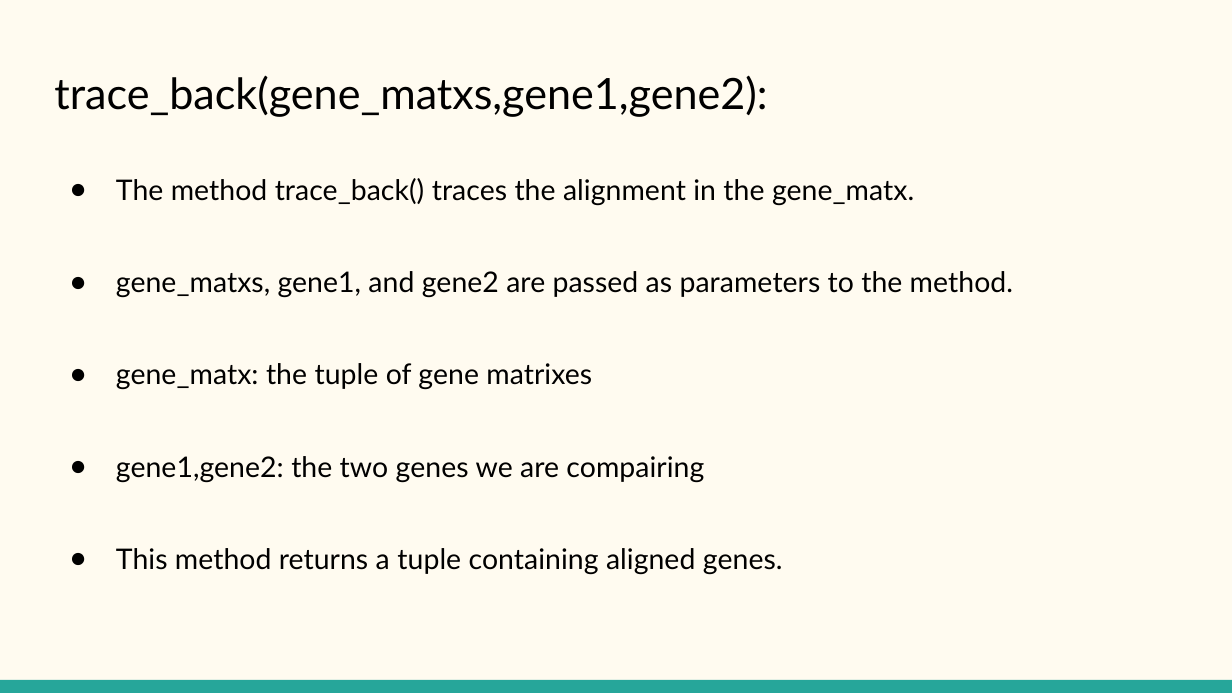
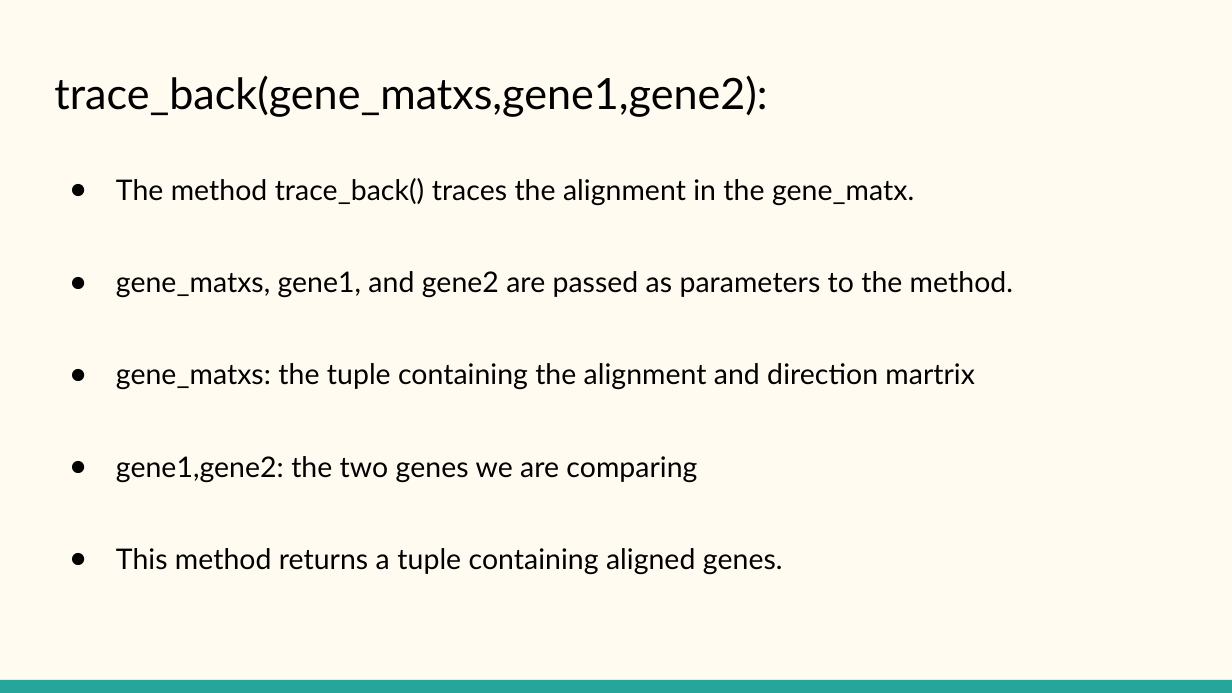
Before and after one commit to yuvrajsubedi59/BioInfo-Project2, a slide deck: slide 18 of Presentation.pptx. Drawn at 1232x693 pixels with LibreOffice and Linux fonts; fonts in the diff are those of the drawing. Boxes give left, top, right and bottom in pixels: in the first picture for what was removed or moved away, otherwise in the second. Text is boxed around its words. In the diff, an @@ line names an element or a change of style, - is before the commit and + after.

Commit message:
Fix alignment scores
Fixed alignment scores from -1 for gap to -2 for gap
fixed powerpoint slides change by new alignment score

```diff
--- a/Presentation.pptx
+++ b/Presentation.pptx
@@ text at [116,363,975,482]: text changed @@
-● gene_matx: the tuple of gene matrixes
-● gene1,gene2: the two genes we are compairing
+● gene_matxs: the tuple containing the alignment and direction martrix
+● gene1,gene2: the two genes we are comparing
```
Also in this commit, not shown: 3 other slides changed, 1 slide added, 1 other file.
